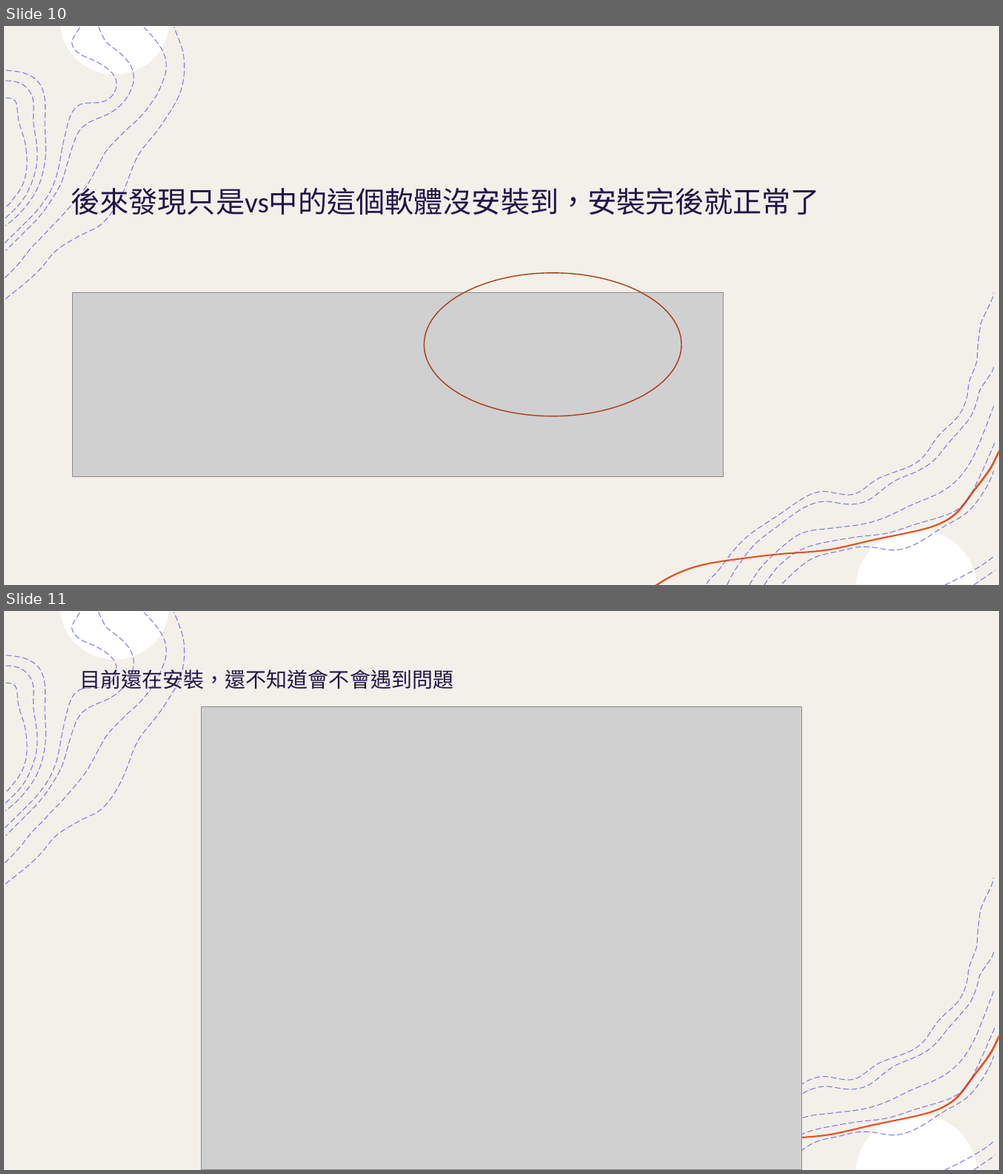
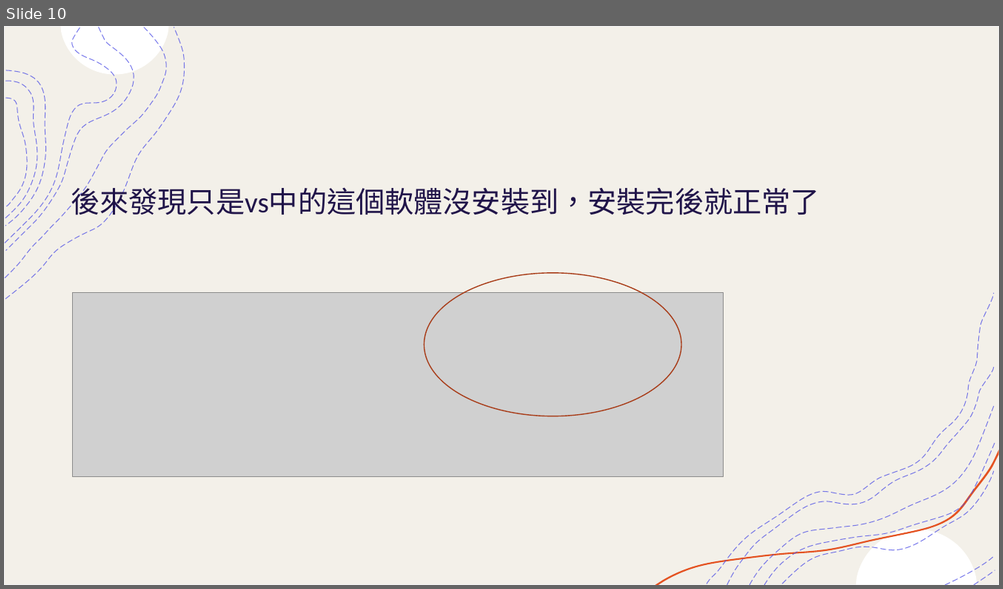
Before and after one commit to mizulun/seatpose-system, a slide deck: 下肢重訓姿勢矯正輔助系統十二周簡報.pptx. Shown one above the other, each under a label of ours: slides 10 and 11 before the commit, slide 10 after it. The pictures are 1003x1174 and 1003x589 pixels, drawn with LibreOffice and Linux fonts; fonts in the diff are those of the drawing; grey boxes stand for pictures. Boxes give left, top, right and bottom in pixels: in the first picture for what was removed or moved away, otherwise in the second. Text is boxed around its words. In the diff, an @@ line names an element or a change of style, - is before the commit and + after.

```diff
--- a/下肢重訓姿勢矯正輔助系統十二周簡報.pptx
+++ b/下肢重訓姿勢矯正輔助系統十二周簡報.pptx
@@ slide 11 removed at (4,611,999,1170), background #FFFFFF; not listed: 18 template elements that a slide beside it also shows @@
@@ title removed at (79,667,453,693) @@
-目前還在安裝，還不知道會不會遇到問題
@@ picture removed at (201,706,802,1170) @@
```
Also in this commit, not shown: 5 slides added.
